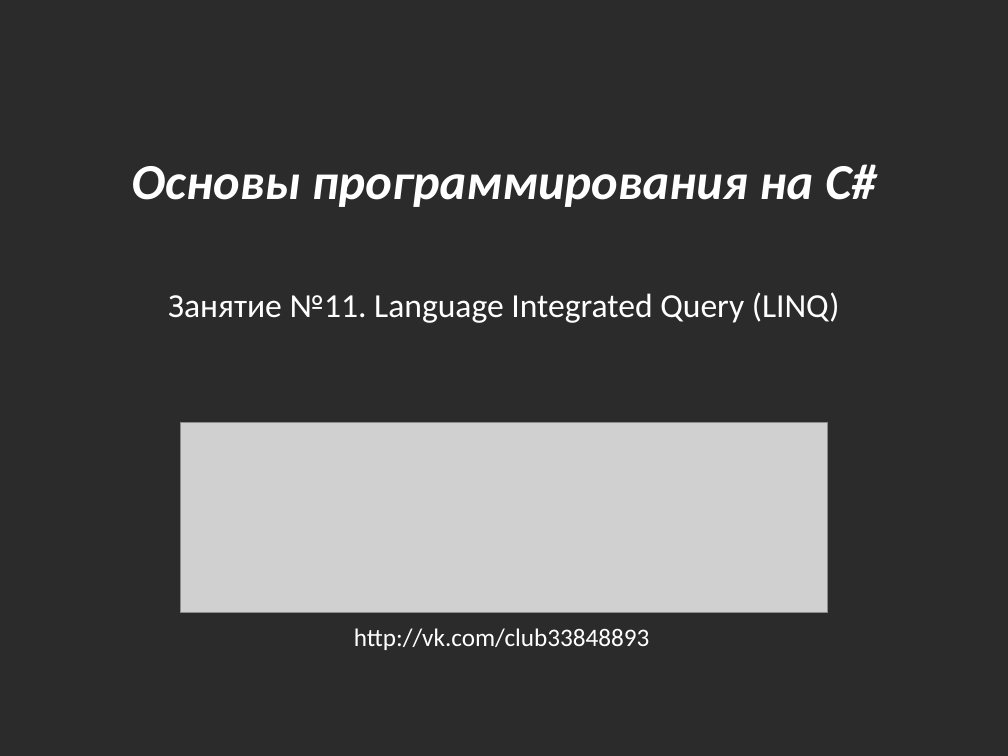
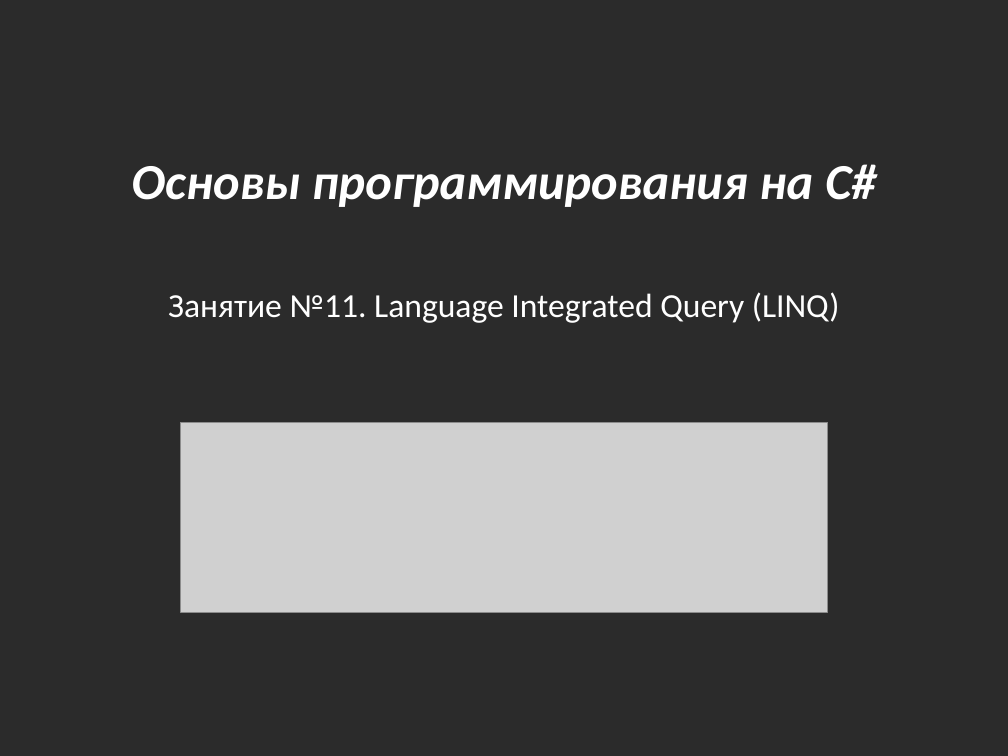
Before and after one commit to bazile/Training, a slide deck: slide 1 of Presentation/lesson-11.pptx. Drawn at 1008x756 pixels with LibreOffice and Linux fonts; fonts in the diff are those of the drawing; grey boxes stand for pictures; background and template pictures are left out; a plain dark background stands for a picture behind light text. Boxes give left, top, right and bottom in pixels: in the first picture for what was removed or moved away, otherwise in the second. Text is boxed around its words. In the diff, an @@ line names an element or a change of style, - is before the commit and + after.

```diff
--- a/Presentation/lesson-11.pptx
+++ b/Presentation/lesson-11.pptx
@@ text removed at bbox=[354, 628, 649, 650] @@
-http://vk.com/club33848893
```
Also in this commit, not shown: 1 other slide changed.
